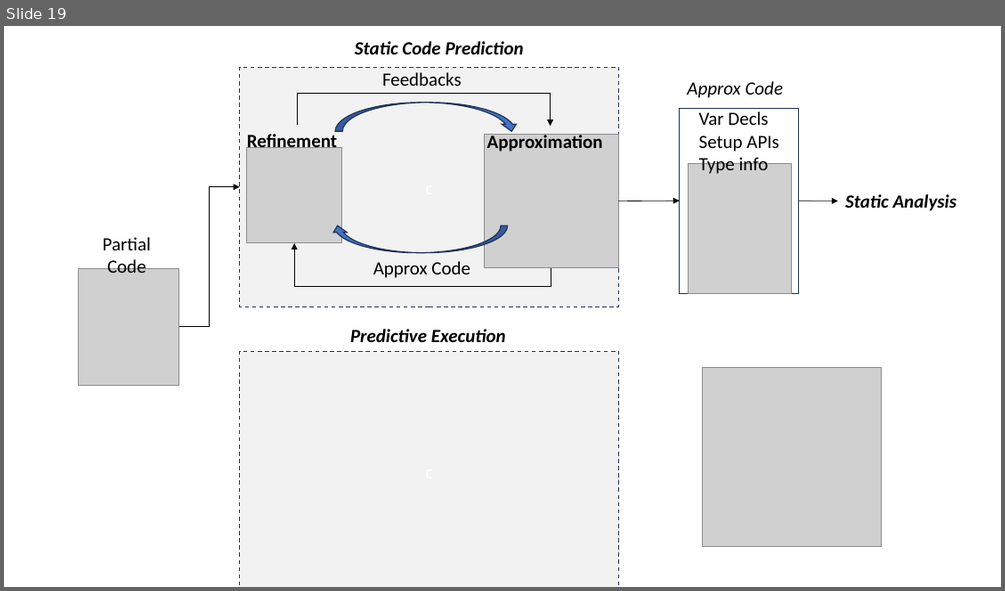
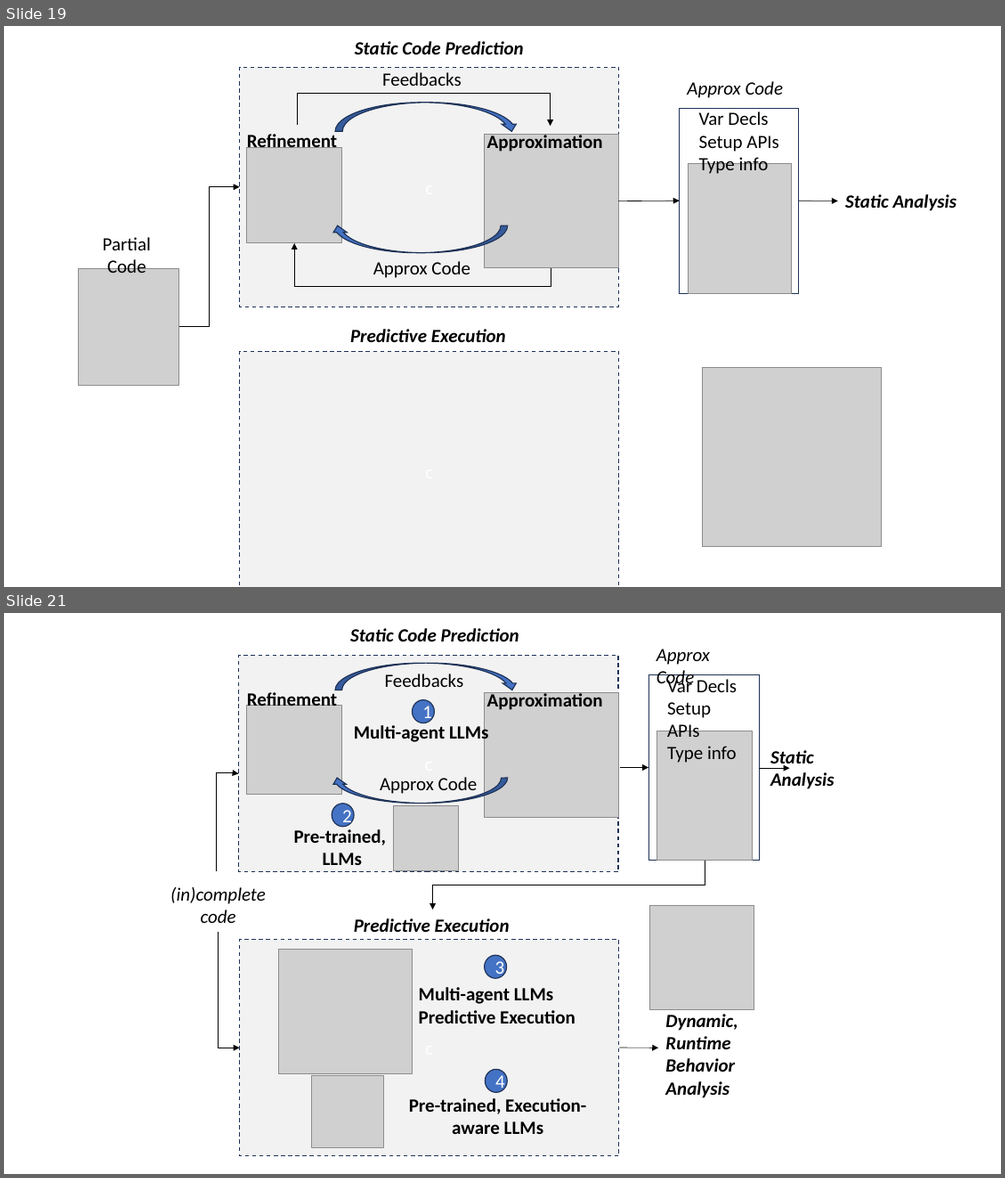
Before and after one commit to tien-n-nguyen/neuralppa, a slide deck: figures.pptx. Shown one above the other, each under a label of ours: slide 19 before the commit, slides 19 and 21 after it; the slides between them are not shown. The pictures are 1005x591 and 1005x1178 pixels, drawn with LibreOffice and Linux fonts; fonts in the diff are those of the drawing; grey boxes stand for pictures. Boxes give left, top, right and bottom in pixels: in the first picture for what was removed or moved away, otherwise in the second. Text is boxed around its words. In the diff, an @@ line names an element or a change of style, - is before the commit and + after.

```diff
--- a/figures.pptx
+++ b/figures.pptx
@@ slide 21 added at (4,613,1001,1174), background #FFFFFF @@
@@ text added at (350,628,519,641), 18 pt, text #000000, bold, italic @@
+Static Code Prediction
@@ rectangle added at (239,656,618,873), fill #F2F2F2, outline #1E3256 1 pt dashed @@
@@ group added at (648,649,760,860): 2 texts, 1 rectangle, 1 picture @@
+Approx Code
+Var Decls
+Setup APIs
+Type info
@@ ellipse added at (413,699,435,723), fill #4472C4, outline #1E3256 1 pt, 18 pt, text #FFFFFF @@
+1
@@ text added at (354,722,488,744), 18 pt, text #000000, bold @@
+Multi-agent LLMs
@@ arrow added from (620, 768) to (648, 768), #000000 0.5 pt @@
@@ arrow added from (760, 768) to (790, 768), #000000 0.5 pt @@
@@ text added at (770,750,834,789), 18 pt, text #000000, bold, italic @@
+Static
+Analysis
@@ elbow arrow added from (216, 872) to (239, 774), #000000 0.5 pt @@
@@ group added at (247,663,619,817): 4 texts, 2 pictures, 2 curved down arrows @@
+Refinement
+Approximation
+Approx Code
+Feedbacks
@@ ellipse added at (332,803,354,827), fill #4472C4, outline #1E3256 1 pt, 18 pt, text #FFFFFF @@
+2
@@ picture added at (394,805,459,870) @@
@@ text added at (294,829,387,865), 18 pt, text #000000, bold @@
+Pre-trained,
+LLMs
@@ elbow arrow added from (704, 860) to (432, 910), #000000 0.5 pt @@
@@ text added at (170,887,266,923), 18 pt, text #000000, italic @@
+(in)complete
+code
@@ picture added at (649,906,754,1010) @@
@@ elbow arrow added from (218, 932) to (240, 1047), #000000 0.5 pt @@
@@ text added at (354,918,510,932), 18 pt, text #000000, bold, italic @@
+Predictive Execution
@@ rectangle added at (240,940,619,1157), fill #F2F2F2, outline #1E3256 1 pt dashed @@
@@ picture added at (278,949,413,1074) @@
@@ ellipse added at (484,955,507,978), fill #4472C4, outline #1E3256 1 pt, 18 pt, text #FFFFFF @@
+3
@@ text added at (419,987,575,1023), 18 pt, text #000000, bold @@
+Multi-agent LLMs
+Predictive Execution
@@ text added at (665,1013,737,1098), 18 pt, text #000000, bold, italic @@
+Dynamic,
+Runtime
+Behavior
+Analysis
@@ arrow added from (619, 1047) to (658, 1047), #000000 0.5 pt @@
@@ picture added at (311,1076,383,1148) @@
@@ ellipse added at (485,1070,507,1093), fill #4472C4, outline #1E3256 1 pt, 18 pt, text #FFFFFF @@
+4
@@ text added at (409,1098,586,1134), 18 pt, text #000000, bold @@
+Pre-trained, Execution-aware LLMs
```
Also in this commit, not shown: 1 slide changed, 8 other files.
